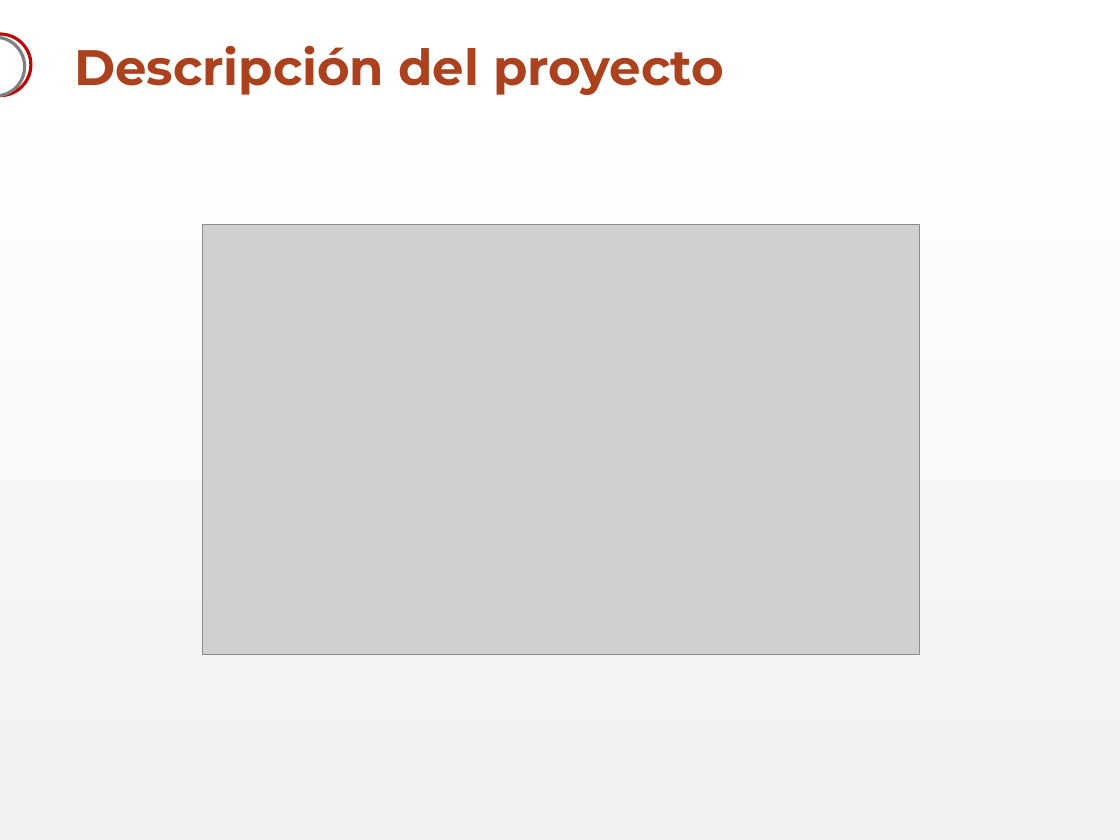
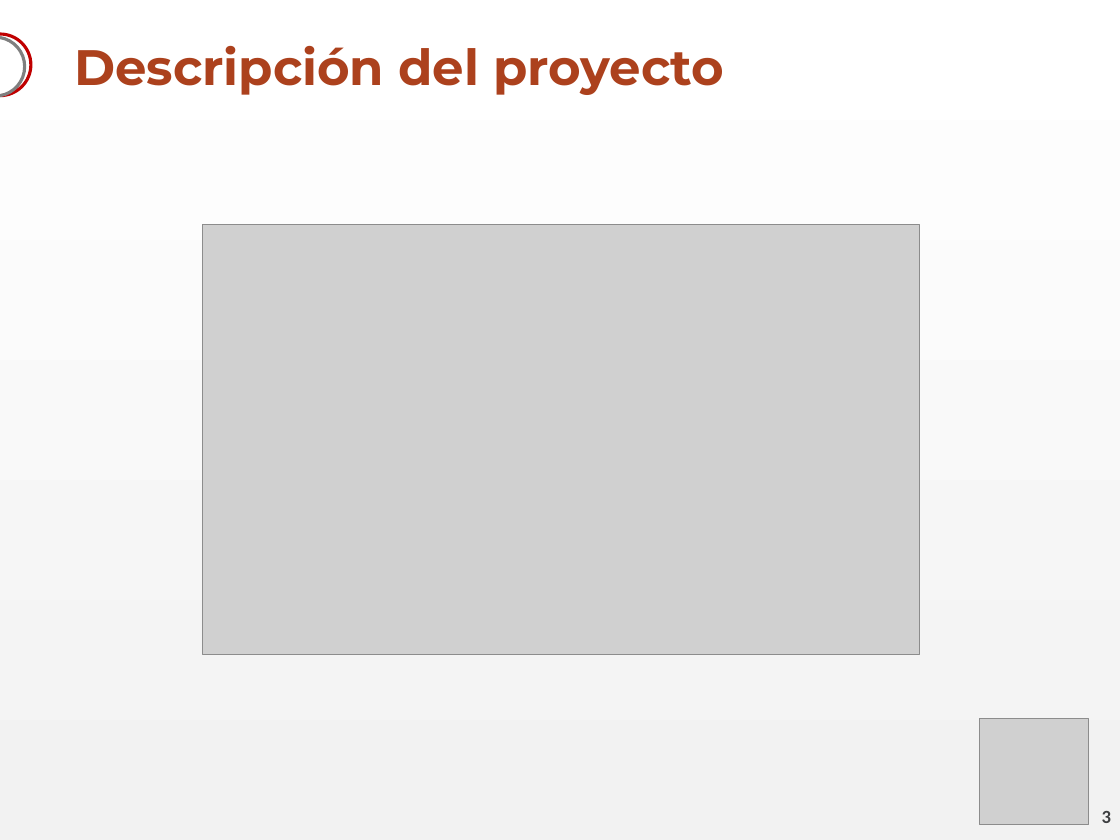
Before and after one commit to akukulanski/RF_Switch_3GHz, a slide deck: slide 3 of Presentación/RF Switch.pptx. Drawn at 1120x840 pixels with LibreOffice and Linux fonts; fonts in the diff are those of the drawing; grey boxes stand for pictures; background and template pictures are left out. Boxes give left, top, right and bottom in pixels: in the first picture for what was removed or moved away, otherwise in the second. Text is boxed around its words. In the diff, an @@ line names an element or a change of style, - is before the commit and + after.

```diff
--- a/Presentación/RF Switch.pptx
+++ b/Presentación/RF Switch.pptx
@@ picture added at [979,719,1089,825] @@
@@ page number added at [1102,811,1111,823], 12 pt, text #3D3F41, bold @@
+3
```
Also in this commit, not shown: 14 other slides changed, 1 slide added, 1 slide removed.
